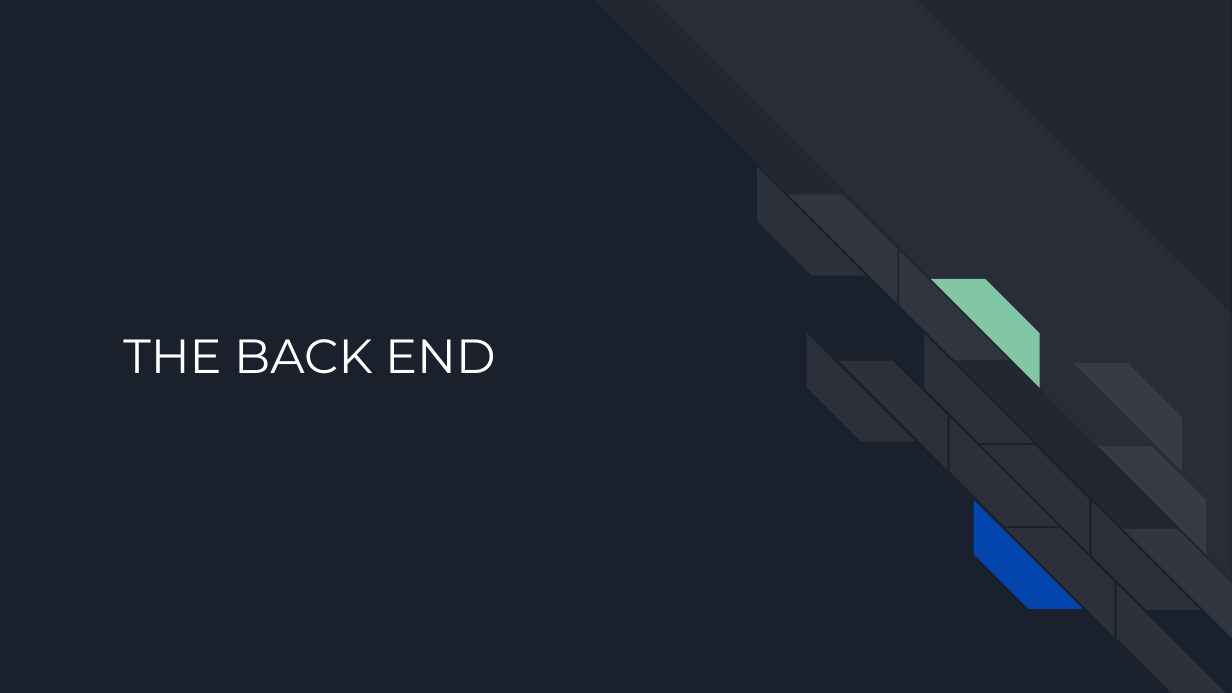
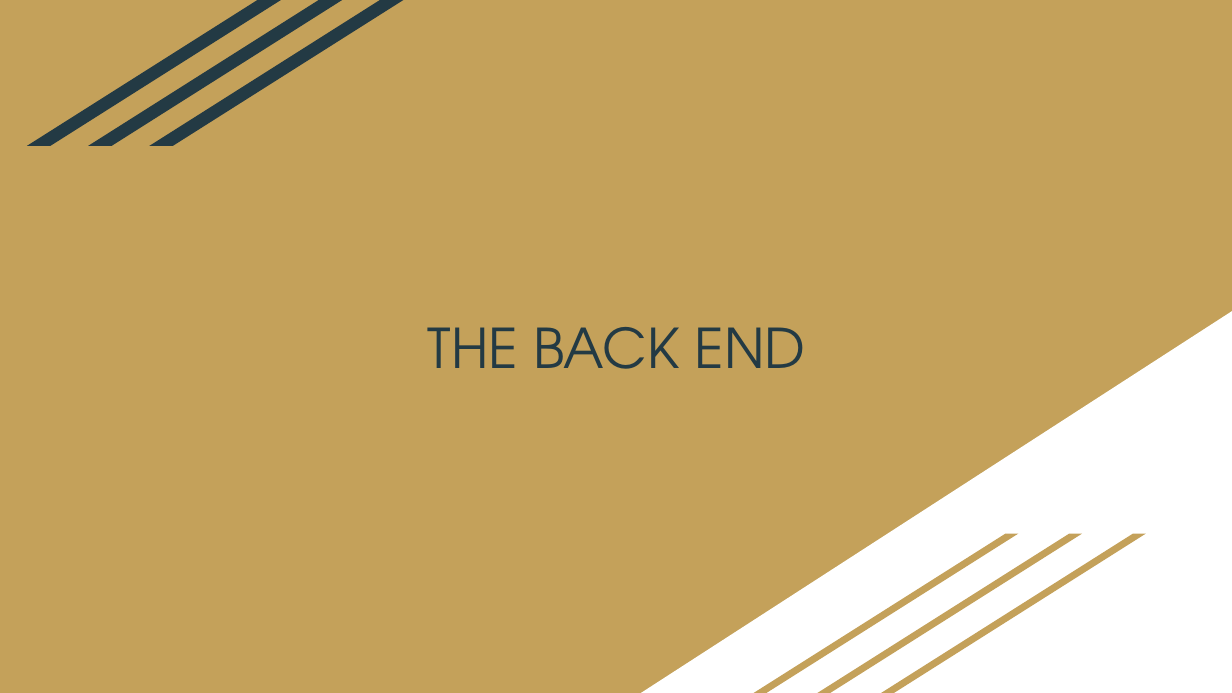
Before and after one commit to DustinWZook/Atlas-Itinerary, a slide deck: slide 8 of Documents/Project Design/Project Design.pptx. Drawn at 1232x693 pixels with LibreOffice and Linux fonts; fonts in the diff are those of the drawing. Boxes give left, top, right and bottom in pixels: in the first picture for what was removed or moved away, otherwise in the second. Text is boxed around its words. In the diff, an @@ line names an element or a change of style, - is before the commit and + after.

```diff
--- a/Documents/Project Design/Project Design.pptx
+++ b/Documents/Project Design/Project Design.pptx
@@ background #1B212C to #C4A15A @@
@@ parallelogram added at (27, 0, 281, 145), fill #233A44 @@
@@ parallelogram added at (87, 0, 341, 145), fill #233A44 @@
@@ parallelogram added at (149, 0, 403, 145), fill #233A44 @@
@@ title "THE BACK END": place and size @@
-title "THE BACK END" at (123, 339, 496, 374)
+title "THE BACK END" at (428, 327, 806, 369)
@@ title "THE BACK END" at (428, 327, 806, 369): size 28 to 32 pt, font Montserrat to TeX Gyre Adventor, text colour #FFFFFF to #233A44; alignment left to centre @@
@@ right triangle added at (641, 312, 1232, 693), fill #FFFFFF @@
@@ parallelogram added at (754, 533, 1019, 692), fill #C4A15A @@
@@ parallelogram added at (818, 533, 1083, 692), fill #C4A15A @@
@@ parallelogram added at (881, 533, 1146, 692), fill #C4A15A @@
@@ group removed at (594, 0, 1232, 692): 18 diag stripes @@
```
Also in this commit, not shown: 8 other slides changed, 1 slide added, 1 slide removed.
